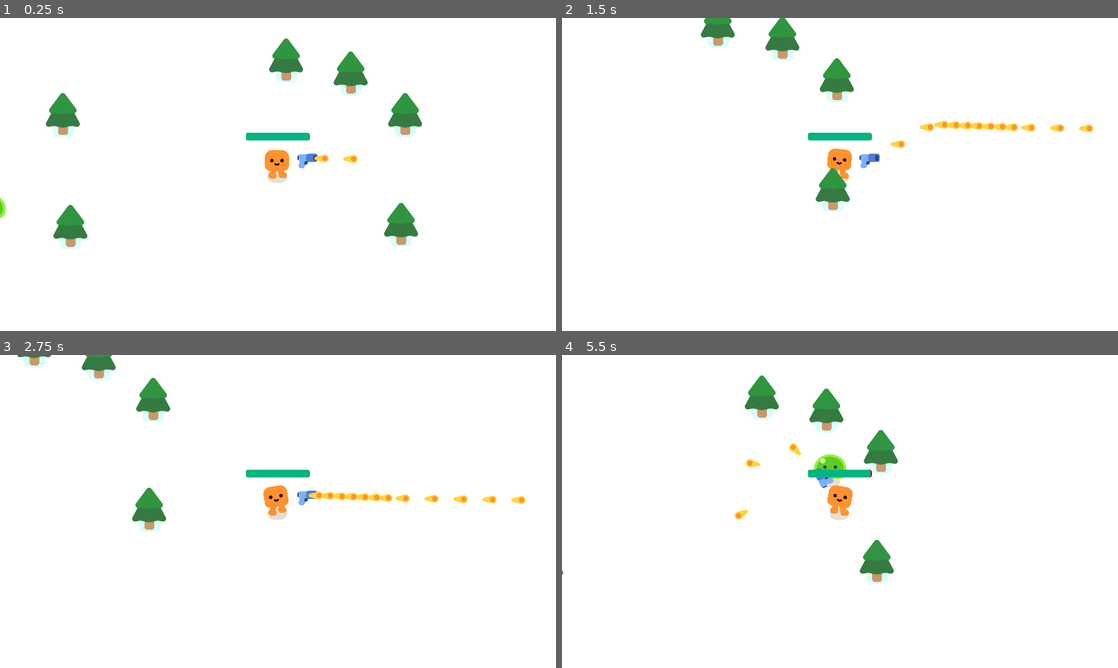
Above: before the commit, frames 1-4 (two rows, left to right).
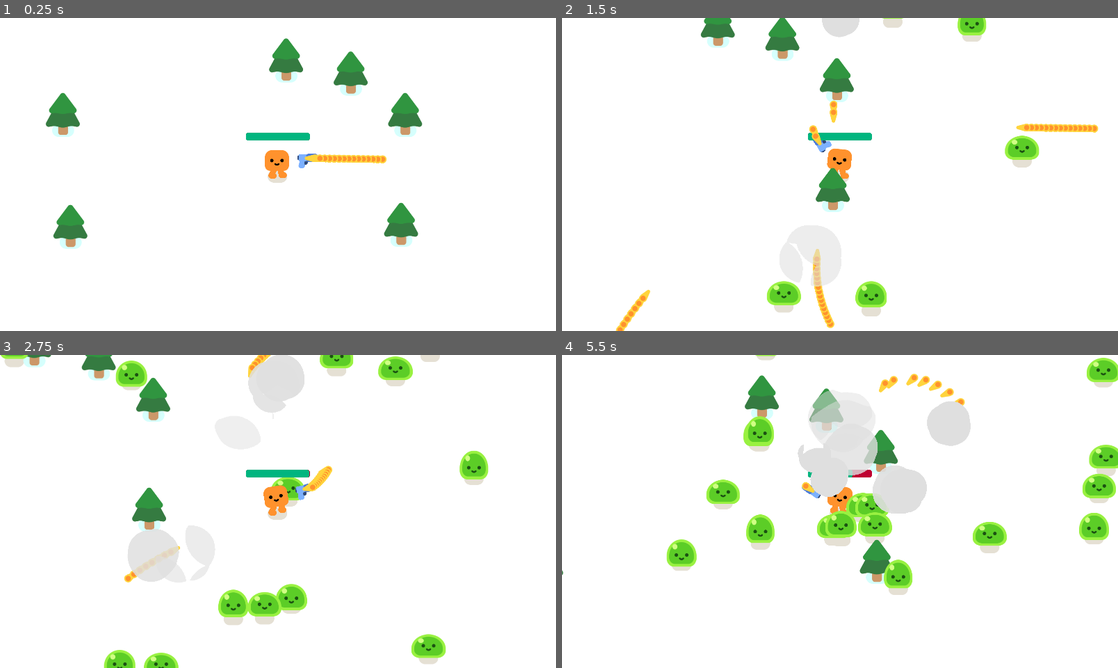
Above: after the commit, the same moments.

Repository: Tonykuang1028/FinalProject
Game: Godot game, scene res://survivors_game.tscn
Two runs of this game, one before a commit and one after it. Both use one fixed random seed, a clock stepped at 60 frames per second and the inputs below.
Inputs:
- Up to frame 1 (0.25 s): no input
- Up to frame 2 (1.5 s): hold D (move_right) 0.53-1.28 s; hold S (move_down) from 1.28 s (still down)
- Up to frame 3 (2.75 s): release S (move_down) at 2.03 s; hold D (move_right) from 2.03 s (still down)
- Up to frame 4 (5.5 s): release D (move_right) at 2.78 s; hold W (move_up) 2.78-3.53 s; hold A (move_left) 3.53-5.03 s; hold S (move_down) from 5.03 s (still down)

The runs differ from the first frame. In frame 1, 0.3% of the frame differs, in the area x 0-70%, y 43-64%; in frame 2, 3.8%; in frame 3, 8.0%; in frame 4, 11%, in the area x 18-100%, y 0-77%.
Error before the commit: Invalid operands 'Nil' and 'int' in operator '*'. (res://survivors_game.gd:5)

Commit message:
Mobs Respawn + Spawns offscreen

Diff:
--- a/gun.tscn
+++ b/gun.tscn
@@ -26,7 +26,7 @@
 position = Vector2(25.889, -10.3775)
 
 [node name="Timer" type="Timer" parent="."]
-wait_time = 0.1
+wait_time = 0.016
 autostart = true
 
 [connection signal="timeout" from="Timer" to="." method="_on_timer_timeout"]
--- a/mob.gd
+++ b/mob.gd
@@ -1,6 +1,6 @@
 extends CharacterBody2D
 
-var health = 20
+var health = 1
 
 @onready var player = get_node("/root/Game/Player")
 
--- a/survivors_game.gd
+++ b/survivors_game.gd
@@ -1,11 +1,15 @@
 extends Node2D
 
 
-func _ready():
-	spawn_mob() * 100
+
 
 func spawn_mob():
 	var new_mob = preload("res://mob.tscn").instantiate()
 	%PathFollow2D.progress_ratio = randf()
 	new_mob.global_position = %PathFollow2D.global_position
 	add_child(new_mob)
+
+
+
+func _on_timer_timeout():
+	spawn_mob()
--- a/survivors_game.tscn
+++ b/survivors_game.tscn
@@ -25,6 +25,15 @@
 [node name="Player" parent="." instance=ExtResource("1_so1bh")]
 position = Vector2(956, 543)
 
+[node name="Path2D" type="Path2D" parent="Player"]
+position = Vector2(-956, -543)
+curve = SubResource("Curve2D_wj5uv")
+
+[node name="PathFollow2D" type="PathFollow2D" parent="Player/Path2D"]
+unique_name_in_owner = true
+position = Vector2(-123, -104)
+rotation = 0.000905387
+
 [node name="PineTree" parent="." instance=ExtResource("2_i21pu")]
 position = Vector2(240, 777)
 
@@ -43,10 +52,8 @@
 [node name="PineTree5" parent="." instance=ExtResource("2_i21pu")]
 position = Vector2(985, 203)
 
-[node name="Path2D" type="Path2D" parent="."]
-curve = SubResource("Curve2D_wj5uv")
+[node name="Timer" type="Timer" parent="."]
+wait_time = 0.08
+autostart = true
 
-[node name="PathFollow2D" type="PathFollow2D" parent="Path2D"]
-unique_name_in_owner = true
-position = Vector2(-123, -104)
-rotation = 0.000905387
+[connection signal="timeout" from="Timer" to="." method="_on_timer_timeout"]
